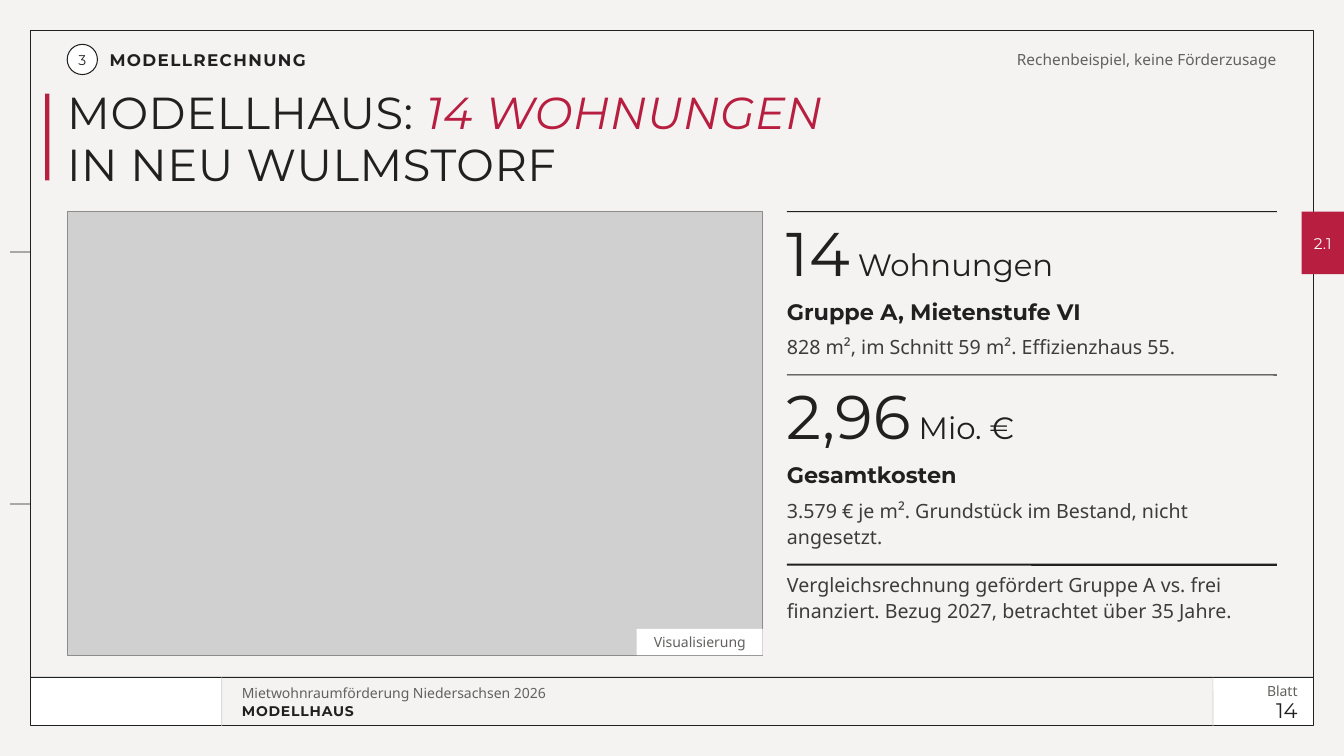
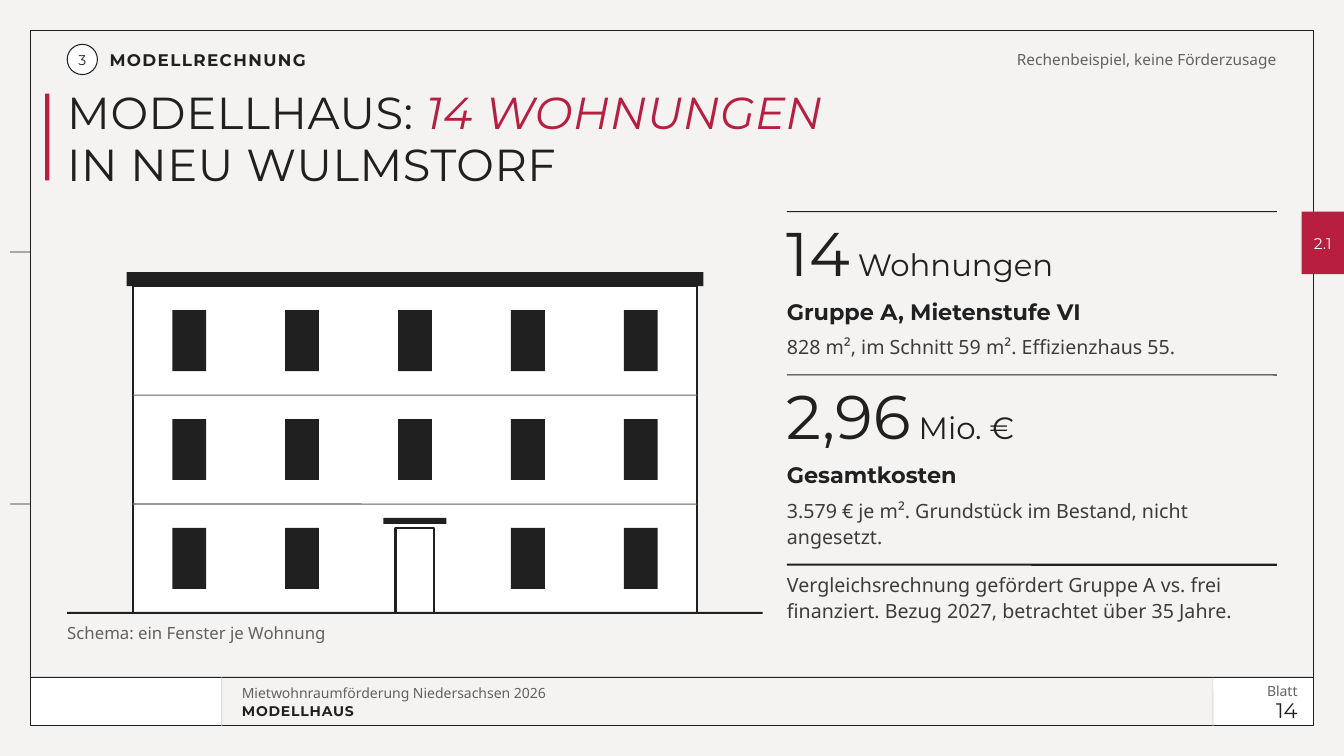
Before and after one commit to vgedaschko/NBank, a slide deck: slide 14 of praesentation/dist/PGN-Mietwohnraumfoerderung-Niedersachsen-2026-Vortrag.pptx. Drawn at 1344x756 pixels with LibreOffice and Linux fonts; fonts in the diff are those of the drawing; grey boxes stand for pictures; background and template pictures are left out. Boxes give left, top, right and bottom in pixels: in the first picture for what was removed or moved away, otherwise in the second. Text is boxed around its words. In the diff, an @@ line names an element or a change of style, - is before the commit and + after.

```diff
--- a/praesentation/dist/PGN-Mietwohnraumfoerderung-Niedersachsen-2026-Vortrag.pptx
+++ b/praesentation/dist/PGN-Mietwohnraumfoerderung-Niedersachsen-2026-Vortrag.pptx
@@ picture removed at (x1=68, y1=212, x2=763, y2=655) @@
@@ rectangle added at (x1=127, y1=272, x2=704, y2=286), fill #202020 @@
@@ rectangle added at (x1=133, y1=286, x2=698, y2=613), fill #FFFFFF, outline #202020 1.5 pt @@
@@ rectangle added at (x1=172, y1=311, x2=207, y2=371), fill #202020 @@
@@ rectangle added at (x1=285, y1=311, x2=320, y2=371), fill #202020 @@
@@ rectangle added at (x1=398, y1=311, x2=433, y2=371), fill #202020 @@
@@ rectangle added at (x1=511, y1=311, x2=545, y2=371), fill #202020 @@
@@ rectangle added at (x1=624, y1=311, x2=658, y2=371), fill #202020 @@
@@ line added from (133, 395) to (698, 395), #626160 0.75 pt @@
@@ rectangle added at (x1=172, y1=419, x2=207, y2=480), fill #202020 @@
@@ rectangle added at (x1=285, y1=419, x2=320, y2=480), fill #202020 @@
@@ rectangle added at (x1=398, y1=419, x2=433, y2=480), fill #202020 @@
@@ rectangle added at (x1=511, y1=419, x2=545, y2=480), fill #202020 @@
@@ rectangle added at (x1=624, y1=419, x2=658, y2=480), fill #202020 @@
@@ line added from (133, 504) to (698, 504), #626160 0.75 pt @@
@@ rectangle added at (x1=172, y1=528, x2=207, y2=589), fill #202020 @@
@@ rectangle added at (x1=285, y1=528, x2=320, y2=589), fill #202020 @@
@@ rectangle added at (x1=383, y1=518, x2=447, y2=524), fill #202020 @@
@@ rectangle added at (x1=395, y1=528, x2=435, y2=613), fill #FFFFFF, outline #202020 1.5 pt @@
@@ rectangle added at (x1=511, y1=528, x2=545, y2=589), fill #202020 @@
@@ rectangle added at (x1=624, y1=528, x2=658, y2=589), fill #202020 @@
@@ text added at (x1=67, y1=626, x2=325, y2=643), 12 pt, text #626160 @@
+Schema: ein Fenster je Wohnung
@@ line added from (68, 613) to (763, 613), #202020 1.5 pt @@
@@ rectangle removed at (x1=637, y1=629, x2=763, y2=655) @@
-Visualisierung
```
Also in this commit, not shown: 17 other files.
